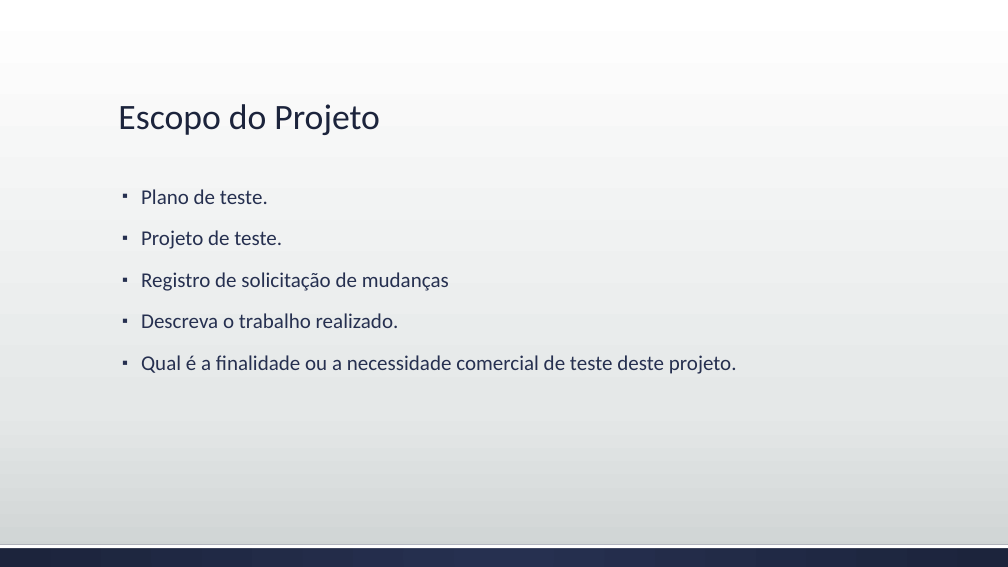
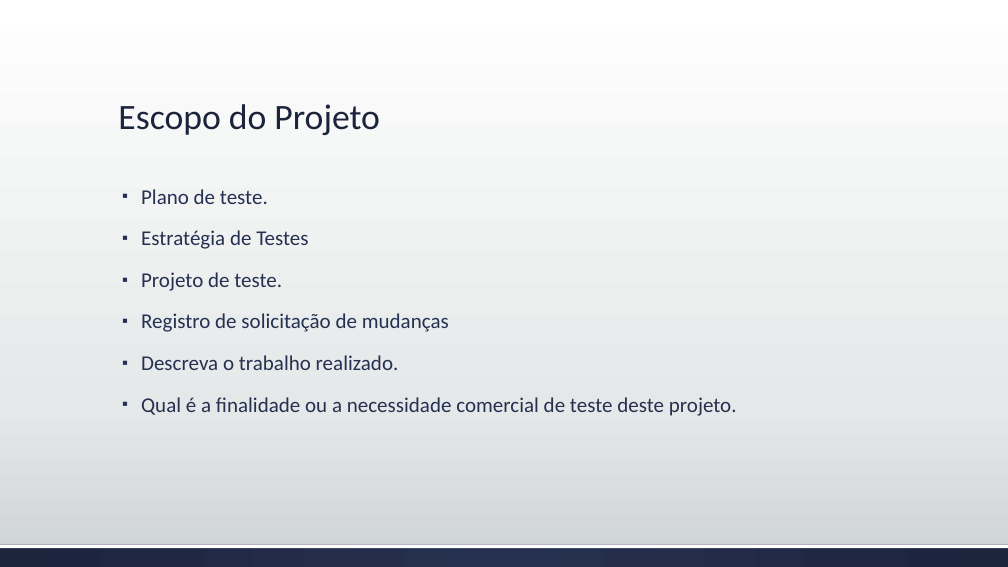
Before and after one commit to josimarpe/SIB, a slide deck: slide 4 of Requisitos/Plano de Projeto 1.pptx. Drawn at 1008x567 pixels with LibreOffice and Linux fonts; fonts in the diff are those of the drawing. Boxes give left, top, right and bottom in pixels: in the first picture for what was removed or moved away, otherwise in the second. Text is boxed around its words. In the diff, an @@ line names an element or a change of style, - is before the commit and + after.

```diff
--- a/Requisitos/Plano de Projeto 1.pptx
+++ b/Requisitos/Plano de Projeto 1.pptx
@@ text at bbox=[141, 230, 308, 249]: paragraph added @@
+▪ Estratégia de Testes
```
Also in this commit, not shown: 1 other slide changed, 1 slide added, 1 slide removed.
